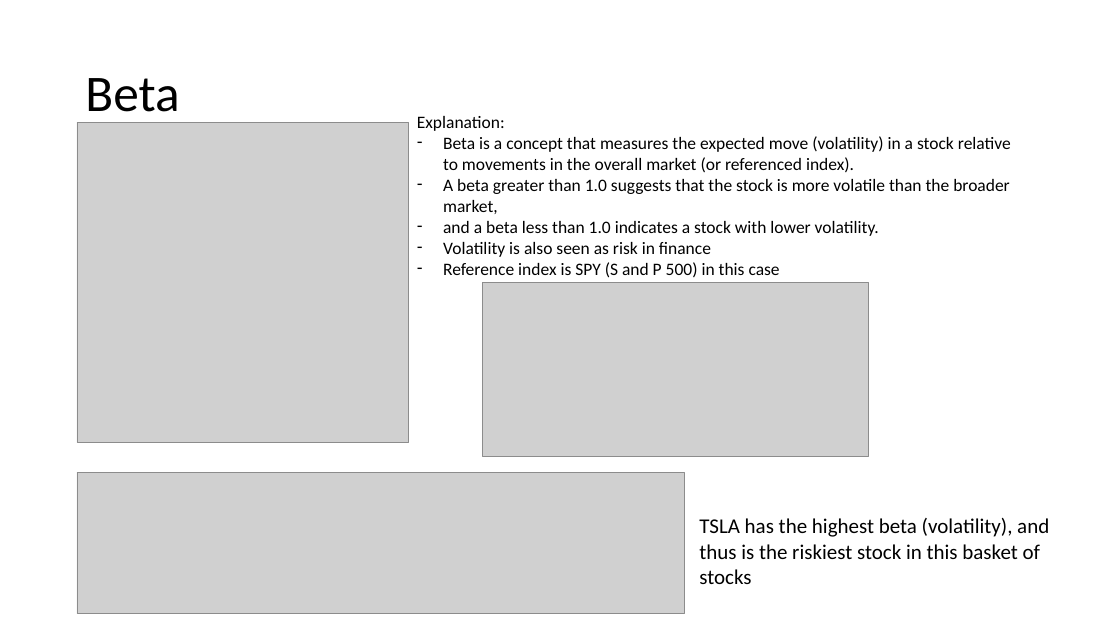
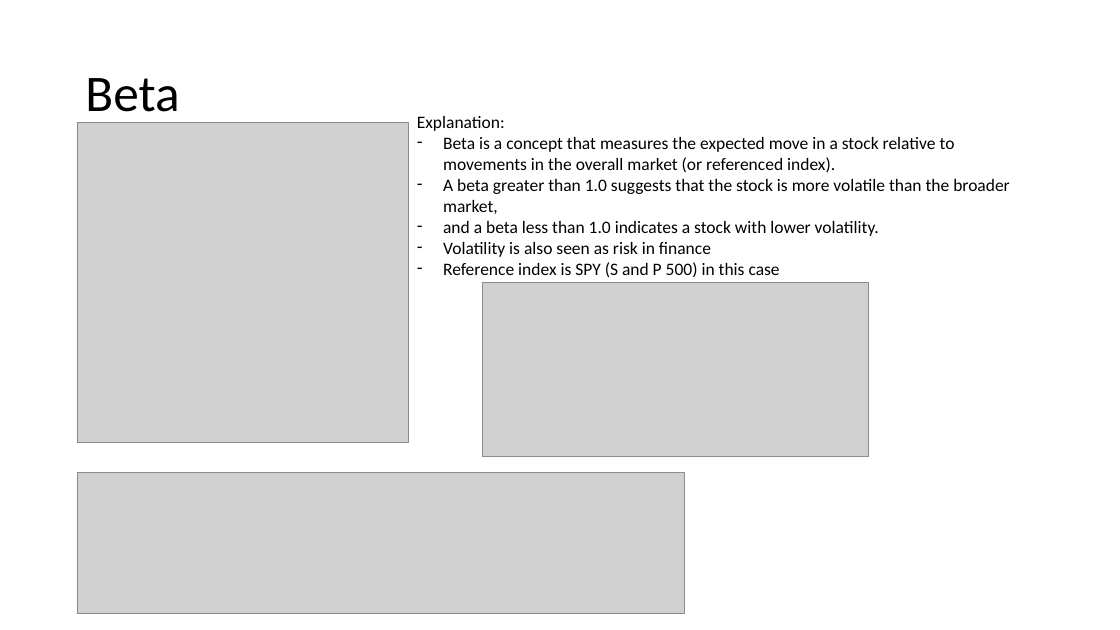
Before and after one commit to Quarky123/dataengineeringcamp-capstone, a slide deck: slide 8 of capstone presentation.pptx (slide 9 before the commit). Drawn at 1120x630 pixels with LibreOffice and Linux fonts; fonts in the diff are those of the drawing; grey boxes stand for pictures. Boxes give left, top, right and bottom in pixels: in the first picture for what was removed or moved away, otherwise in the second. Text is boxed around its words. In the diff, an @@ line names an element or a change of style, - is before the commit and + after.

```diff
--- a/capstone presentation.pptx
+++ b/capstone presentation.pptx
@@ text at (443, 137, 955, 173): text changed @@
-– Beta is a concept that measures the expected move (volatility) in a stock relative to movements in the overall market (or referenced index).
+– Beta is a concept that measures the expected move in a stock relative to movements in the overall market (or referenced index).
@@ text removed at (699, 518, 1049, 584) @@
-TSLA has the highest beta (volatility), and thus is the riskiest stock in this basket of stocks
```
Also in this commit, not shown: 2 other slides changed, 4 slides removed, 2 other files.
